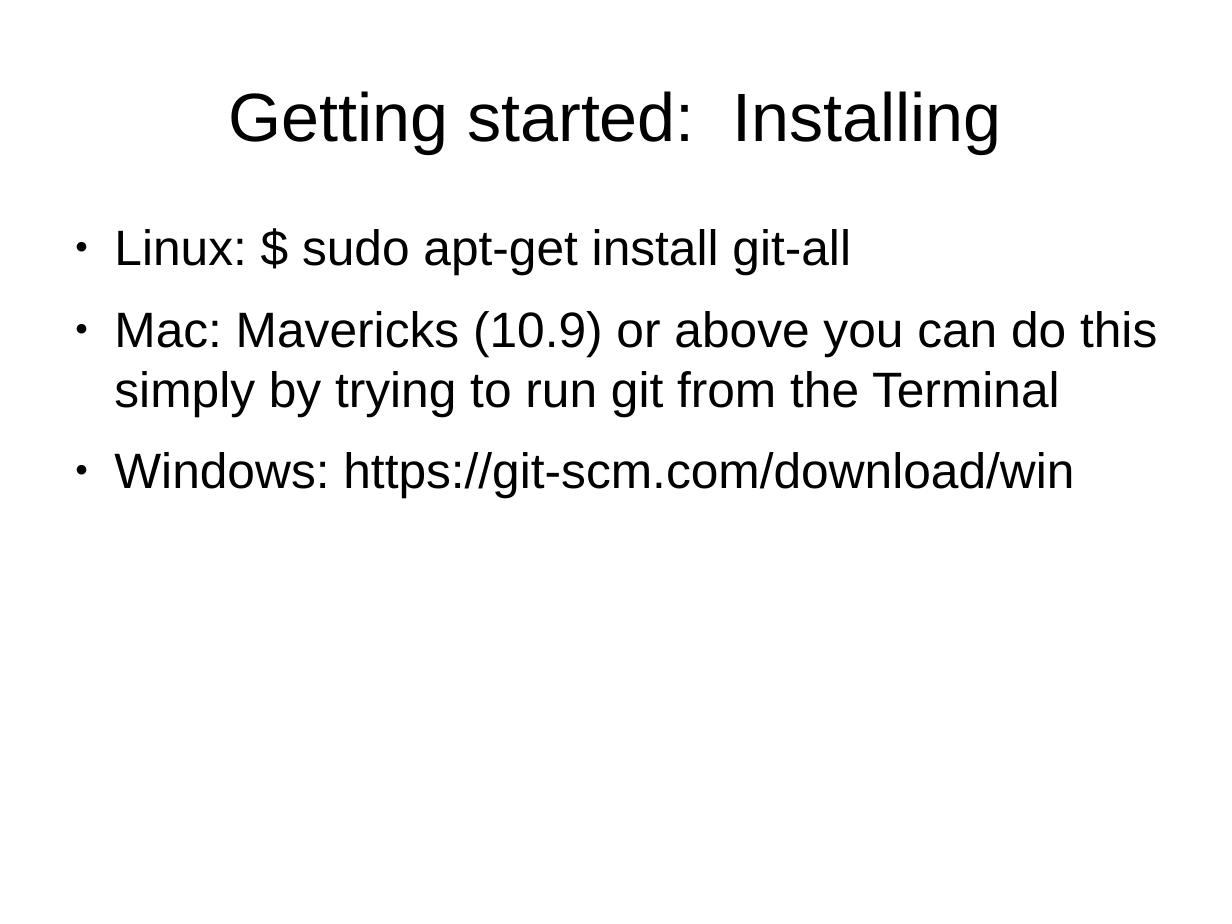
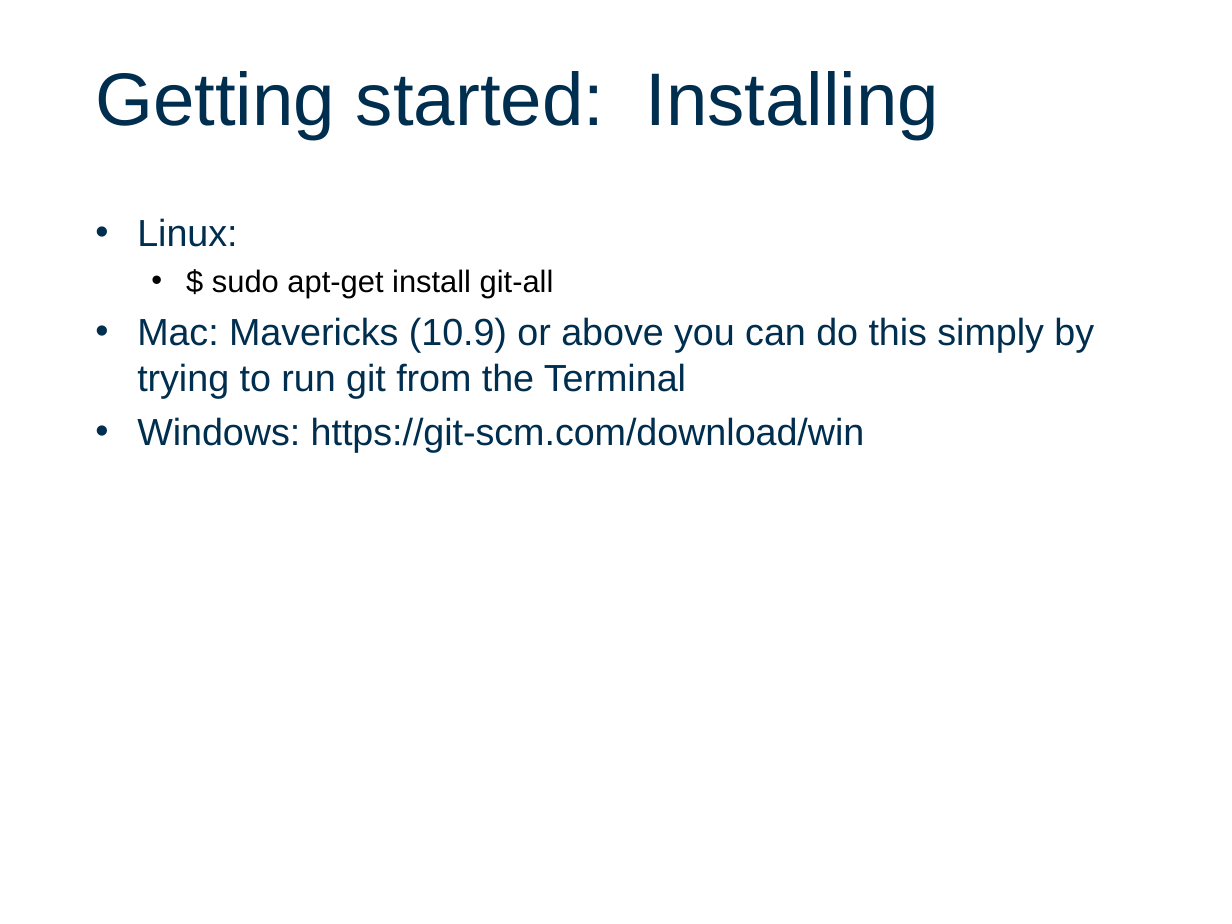
Before and after one commit to FineWilms/Workshop_github, a slide deck: slide 4 of intro2Git.odp. Drawn at 1232x924 pixels with LibreOffice and Linux fonts; fonts in the diff are those of the drawing; background and template pictures are left out. Boxes give left, top, right and bottom in pixels: in the first picture for what was removed or moved away, otherwise in the second. Text is boxed around its words. In the diff, an @@ line names an element or a change of style, - is before the commit and + after.

```diff
--- a/intro2Git.odp
+++ b/intro2Git.odp
@@ title "Getting started: Installing": place and size @@
-title "Getting started: Installing" at box(228, 91, 1002, 153)
+title "Getting started: Installing" at box(95, 71, 939, 139)
@@ title "Getting started: Installing" at box(95, 71, 939, 139): size 44 to 48 pt, text colour #000000 to #002E4F; alignment centre to left; vertical alignment middle to top @@
@@ text "Linux:": place and size @@
-text "Linux:" at box(114, 229, 1157, 498)
+text "Linux:" at box(137, 218, 1094, 453)
@@ text at box(137, 218, 554, 298): text changed; size 32 to 19.9 pt @@
-● Linux: $ sudo apt-get install git-all
+• Linux:
+  • $ sudo apt-get install git-all
@@ text at box(137, 317, 1094, 453): size 32 to 24.3 pt, text colour #000000 to #002E4F in "Mac: Mavericks (10.9) or above you can ...", "Windows: https://git-scm.com/download/win"; bullet ● to •; less space between paragraphs @@
```
Also in this commit, not shown: 11 other slides changed.
